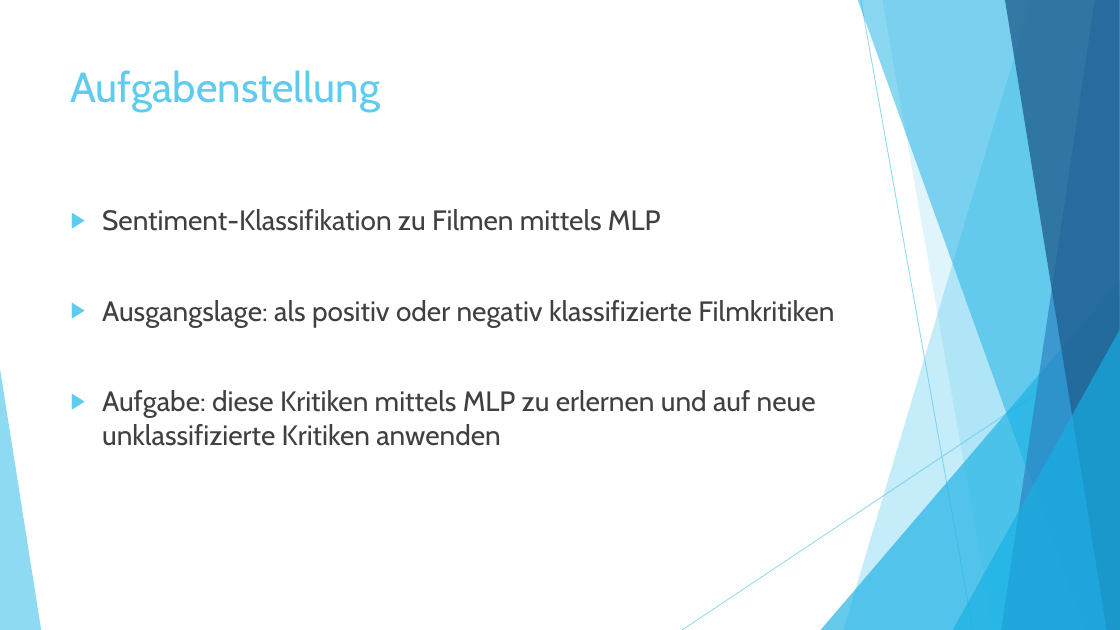
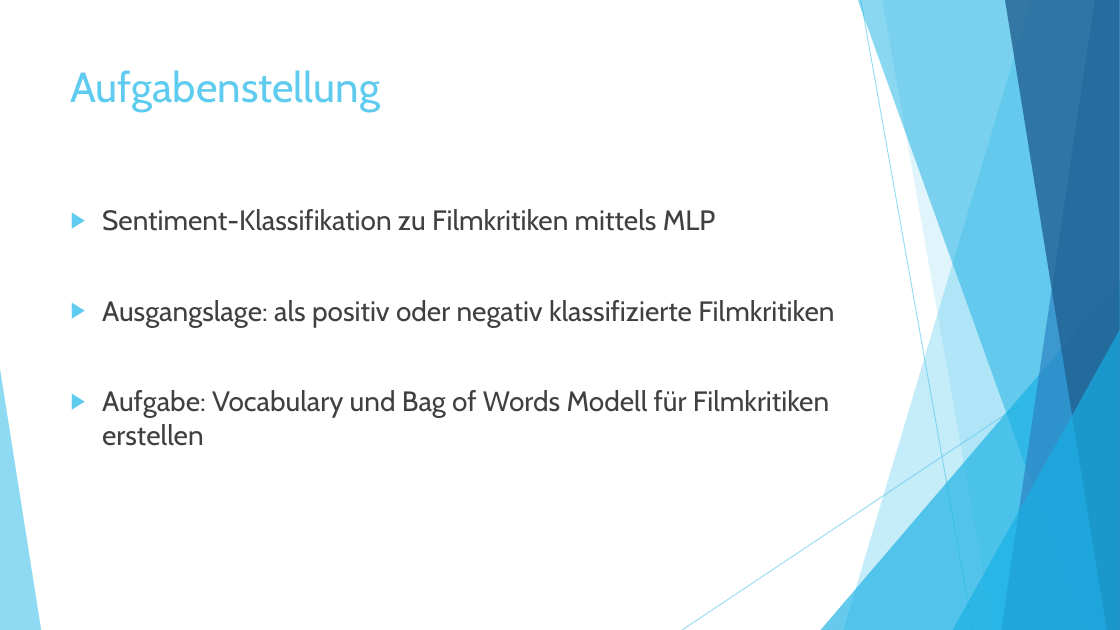
Before and after one commit to beckattack/MovieCritics, a slide deck: slide 2 of Abschlussübung SCO2.pptx. Drawn at 1120x630 pixels with LibreOffice and Linux fonts; fonts in the diff are those of the drawing. Boxes give left, top, right and bottom in pixels: in the first picture for what was removed or moved away, otherwise in the second. Text is boxed around its words. In the diff, an @@ line names an element or a change of style, - is before the commit and + after.

```diff
--- a/Abschlussübung SCO2.pptx
+++ b/Abschlussübung SCO2.pptx
@@ text at (102,209,716,231): text changed @@
-▶ Sentiment-Klassifikation zu Filmen mittels MLP
+▶ Sentiment-Klassifikation zu Filmkritiken mittels MLP
@@ text at (102,390,829,446): text changed @@
-▶ Aufgabe: diese Kritiken mittels MLP zu erlernen und auf neue unklassifizierte Kritiken anwenden
+▶ Aufgabe: Vocabulary und Bag of Words Modell für Filmkritiken erstellen
```
Also in this commit, not shown: 3 other slides changed.
